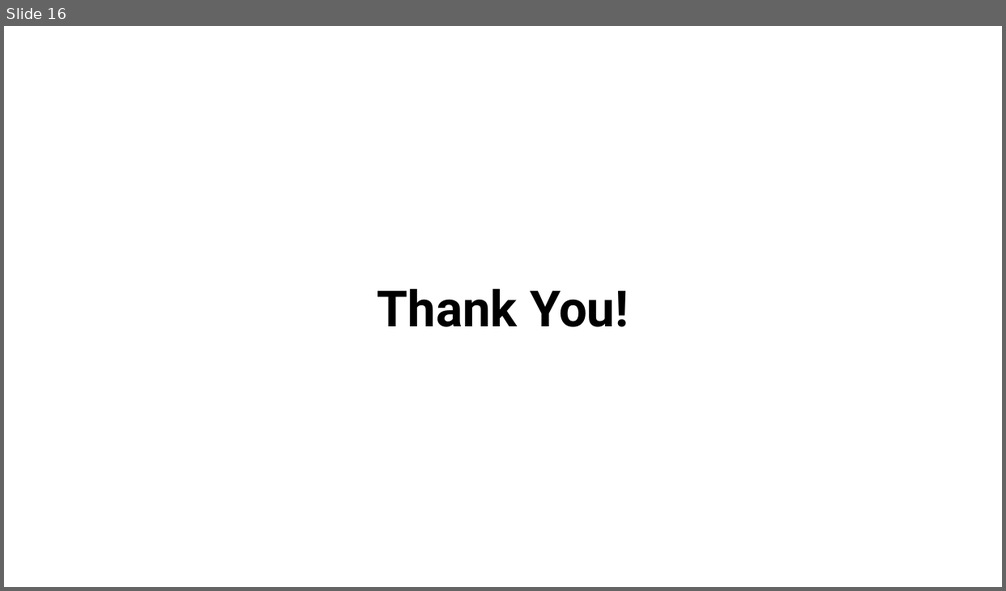
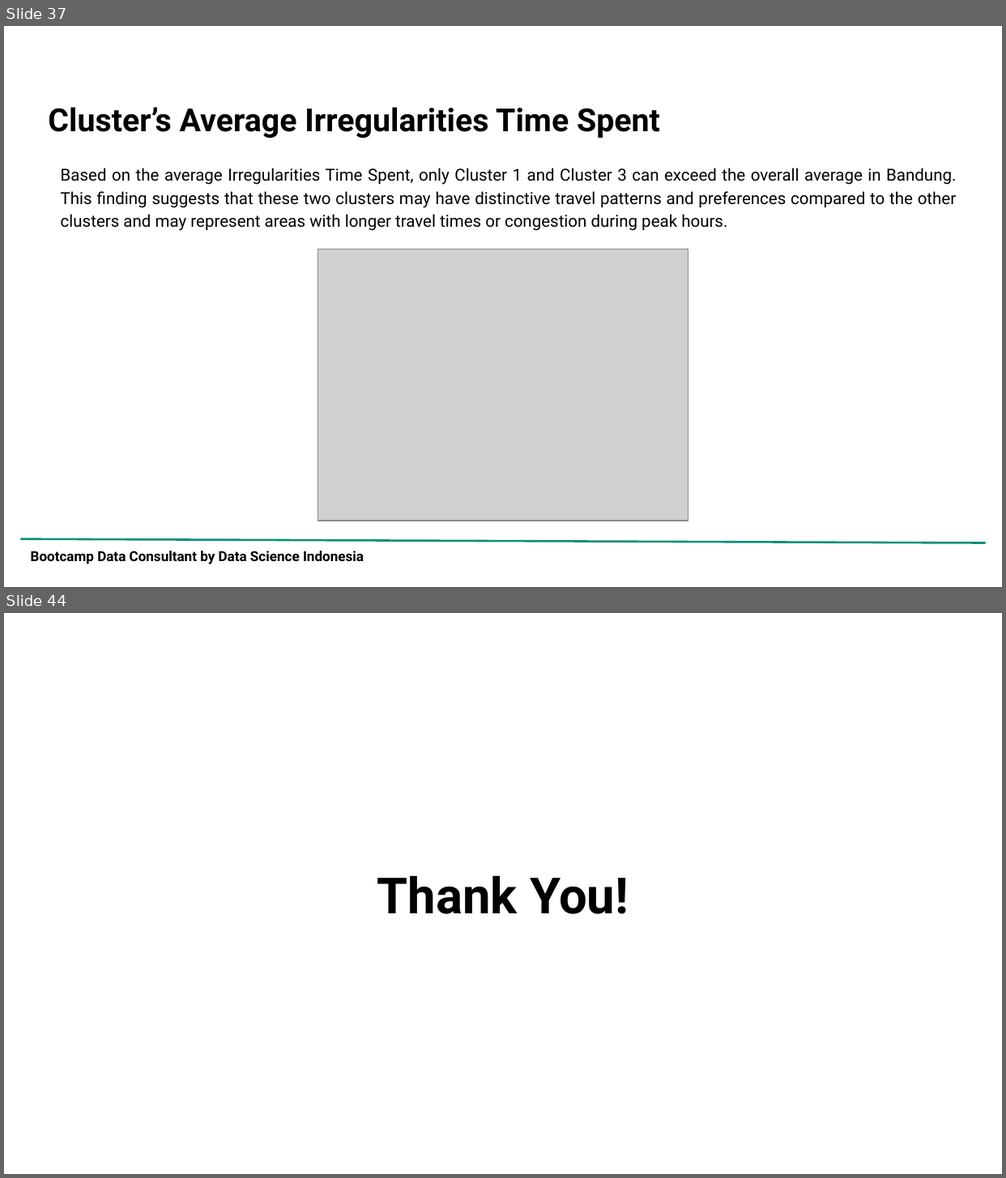
Before and after one commit to adrn-mm/DSLS_Mini-Project-DS_Adrian-Maulana-Muhammad, a slide deck: reports/Project Report_Mini Project DS_Adrian Maulana Muhammad.pptx. Shown one above the other, each under a label of ours: slide 16 before the commit, slides 37 and 44 after it; the slides between them are not shown. The pictures are 1006x591 and 1006x1178 pixels, drawn with LibreOffice and Linux fonts; fonts in the diff are those of the drawing; grey boxes stand for pictures; background and template pictures are left out. Boxes give left, top, right and bottom in pixels: in the first picture for what was removed or moved away, otherwise in the second. Text is boxed around its words. In the diff, an @@ line names an element or a change of style, - is before the commit and + after.

```diff
--- a/reports/Project Report_Mini Project DS_Adrian Maulana Muhammad.pptx
+++ b/reports/Project Report_Mini Project DS_Adrian Maulana Muhammad.pptx
@@ slide 37 added at (4, 26, 1002, 587), background picture (left out) @@
@@ title added at (48, 107, 660, 138), 23 pt, text #000000, bold @@
+Cluster’s Average Irregularities Time Spent
@@ text added at (61, 168, 956, 231), 12 pt, text #000000 @@
+Based on the average Irregularities Time Spent, only Cluster 1 and Cluster 3 can exceed the overall average in Bandung. This finding suggests that these two clusters may have distinctive travel patterns and preferences compared to the other clusters and may represent areas with longer travel times or congestion during peak hours.
@@ picture added at (317, 250, 688, 521) @@
@@ line added from (21, 539) to (985, 543), #0A9079 1.5 pt @@
@@ text added at (31, 551, 364, 565), 10 pt, text #000000, bold @@
+Bootcamp Data Consultant by Data Science Indonesia
@@ what was slide 16 is now slide 44 @@
```
Also in this commit, not shown: 7 slides changed, 33 other slides added, 6 slides removed, 4 other files.
